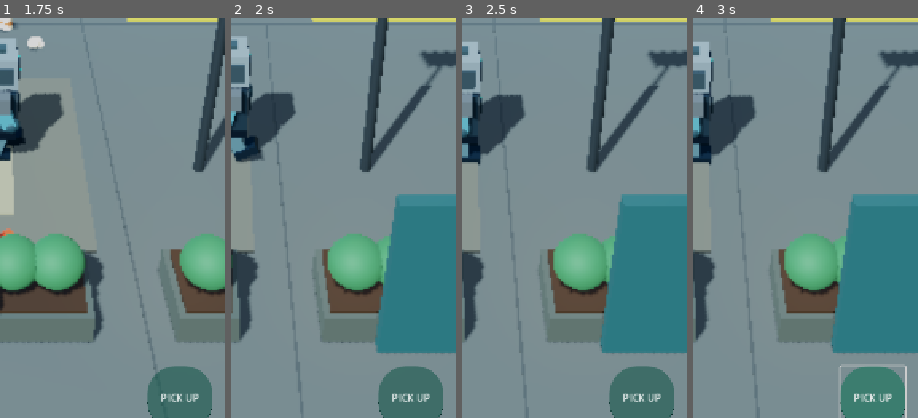
Above: before the commit, frames 1-4 (left to right).
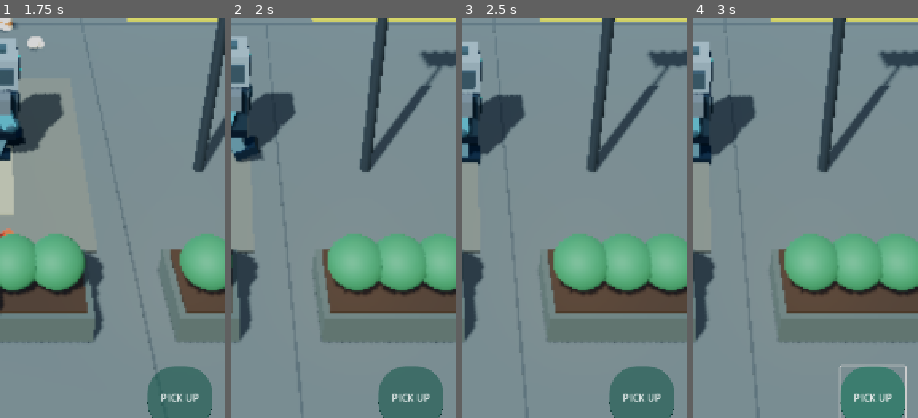
Above: after the commit, the same moments.

Repository: zekainstabot/trash-empire
Game: Godot game, scene res://Scenes/Main.tscn
Same seed, same stepped clock (60 frames per second), same inputs: the game is played once before the commit and once after it.
Inputs (mouse positions are % of the whole screen's width and height, from its top left):
- Up to frame 1 (1.75 s): click "▶ PLAY" at 0.5 s; move the mouse to (72, 45) at 1.27 s; hold D (move_right) from 1.28 s (still down); click (72, 45) at 1.42 s
- Up to frame 2 (2 s): keep holding D (move_right)
- Up to frame 3 (2.5 s): release D (move_right) at 2 s; drag from (30, 55) to (45, 70) at 2.02 s
- Up to frame 4 (3 s): click "PICK UP" at 2.75 s
The pictures show only the part of the screen within x 50-100%, y 45-95%; the shares and areas given below are measured in that part.

Frame 1 is identical in both runs. In frame 2, 13% of the frame differs, in the area x 64-100%, y 44-84%; in frame 3, 14%, in the area x 60-100%, y 44-84%; in frame 4, 14%.

Commit message:
Remove stray wall-like sign behind factory-side bush

Diff:
--- a/Scripts/main.gd
+++ b/Scripts/main.gd
@@ -843,9 +843,6 @@
 	# Marked pedestrian crossing and a small information board.
 	for i in range(5):
 		_box("PedestrianCrossingStripe", Vector3(-8.0, 0.055, -1.0 + float(i) * 0.72), Vector3(4.5, 0.035, 0.32), Color(0.82, 0.84, 0.78), false)
-	_box("DistrictInfoBoard", Vector3(5.8, 1.25, 11.2), Vector3(1.5, 2.5, 0.18), Color(0.10, 0.26, 0.27), true)
-	_box("DistrictInfoHeader", Vector3(5.8, 2.05, 11.09), Vector3(1.32, 0.38, 0.05), Color(0.84, 0.61, 0.20), false)
-	_label_3d("CITY\nCENTER", Vector3(5.8, 1.25, 11.05), 0.20)
 	# Extra warm lighting around the starting area.
 	_make_lamp(Vector3(5.5, 0, 7.5))
 	_make_lamp(Vector3(-5.0, 0, 13.0))
